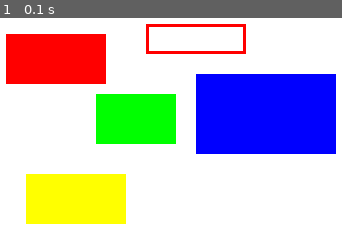
Above: before the commit, frame 1.
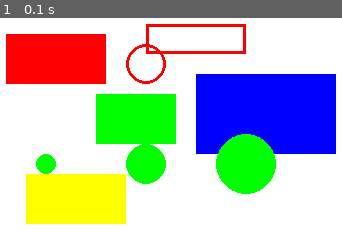
Above: after the commit, the same moment.

Repository: pipipik/py_game_01
Game: pygame game, started from draw_01.py
Same seed, same stepped clock (60 frames per second), same inputs: the game is played once before the commit and once after it.
Inputs:
- Up to frame 1 (0.1 s): no input

The runs differ from the first frame. In frame 1, 6.4% of the frame differs, in the area x 10-81%, y 12-84%.

Commit message:
draw_circle

Diff:
--- a/draw_01.py
+++ b/draw_01.py
@@ -1,4 +1,4 @@
-"""draw_01.py"""
+"""draw_02.py"""
 import sys
 import pygame
 from pygame.locals import QUIT, Rect
@@ -33,6 +33,18 @@
     rect1 = Rect((30, 160), (100, 50))
     pygame.draw.rect(SURFACE, (255, 255, 0), rect1)
 
+    # circle(SURFACE: ベース画面オブジェクト, color: 色, pos: 中心座標, radius: 半径, width: 線の幅)
+    # 赤 : 塗りつぶし
+    pygame.draw.circle(SURFACE, (255, 0, 0), (50, 50), 20)
+    # 赤 : 太さ 10
+    pygame.draw.circle(SURFACE, (255, 0, 0), (150, 50), 20, 3)
+    # 緑 : 半径 10
+    pygame.draw.circle(SURFACE, (0, 255, 0), (50, 150), 10)
+    # 緑 : 半径 20
+    pygame.draw.circle(SURFACE, (0, 255, 0), (150, 150), 20)
+    # 緑 : 半径 30
+    pygame.draw.circle(SURFACE, (0, 255, 0), (250, 150), 30)
+
     pygame.display.update() # プログラム中に描画した内容を画面に反映
     FPSCLOCK.tick(10) # 1秒間に10回ループが実行
 
